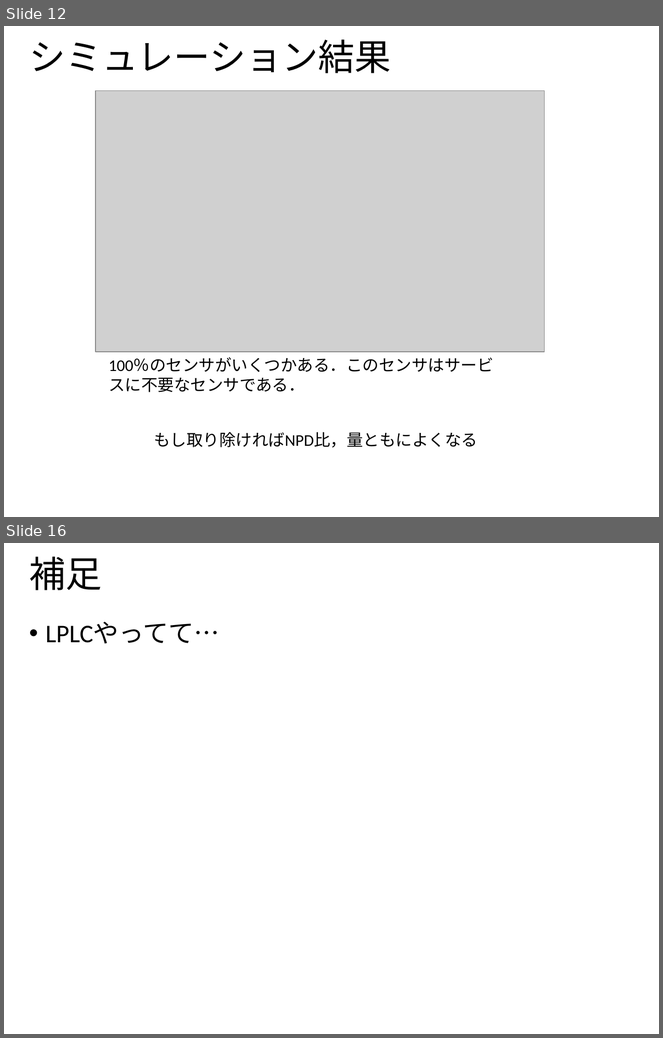
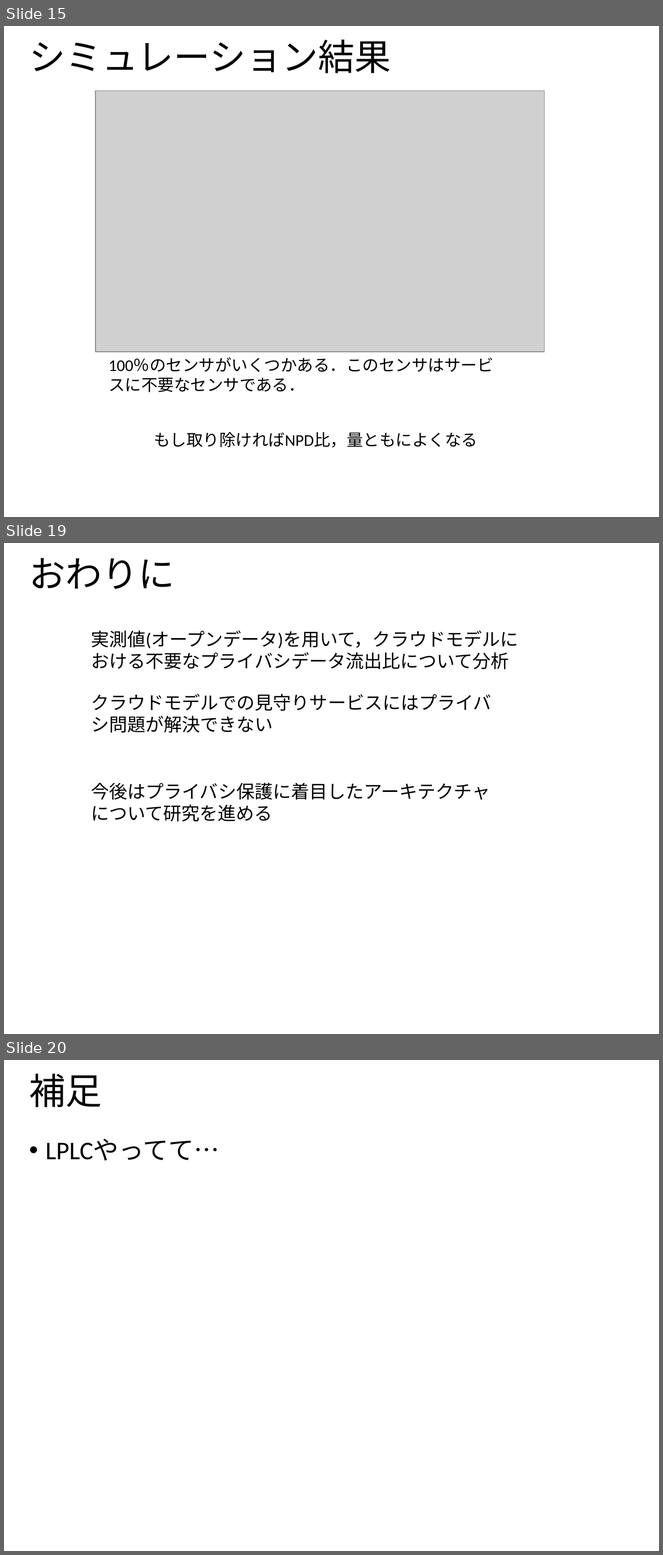
Before and after one commit to ao-megane/LplcOpenDataConverter, a slide deck: LplcOpenDataConverter/LplcOpenDataConverter/プレゼン/多地点カメラを用いた見守りサービスにおける第三者のプライバシデータ流出比の定量評価.pptx. Shown one above the other, each under a label of ours: slides 12 and 16 before the commit, slides 15, 19 and 20 after it; the slides between them are not shown. The pictures are 663x1038 and 663x1555 pixels, drawn with LibreOffice and Linux fonts; fonts in the diff are those of the drawing; grey boxes stand for pictures; background and template pictures are left out. Boxes give left, top, right and bottom in pixels: in the first picture for what was removed or moved away, otherwise in the second. Text is boxed around its words. In the diff, an @@ line names an element or a change of style, - is before the commit and + after.

```diff
--- a/LplcOpenDataConverter/LplcOpenDataConverter/プレゼン/多地点カメラを用いた見守りサービスにおける第三者のプライバシデータ流出比の定量評価.pptx
+++ b/LplcOpenDataConverter/LplcOpenDataConverter/プレゼン/多地点カメラを用いた見守りサービスにおける第三者のプライバシデータ流出比の定量評価.pptx
@@ slide 19 added at (4, 543, 659, 1034), background #FFFFFF; not listed: 1 template element that a slide beside it also shows @@
@@ title added at (29, 558, 175, 589), 40 pt, text #000000 @@
+おわりに
@@ text added at (91, 630, 518, 669), 20 pt, text #000000 @@
+実測値(オープンデータ)を用いて，クラウドモデルにおける不要なプライバシデータ流出比について分析
@@ text added at (91, 694, 492, 733), 20 pt, text #000000 @@
+クラウドモデルでの見守りサービスにはプライバシ問題が解決できない
@@ text added at (91, 783, 490, 822), 20 pt, text #000000 @@
+今後はプライバシ保護に着目したアーキテクチャについて研究を進める
@@ what was slide 12 is now slide 15 @@
@@ what was slide 16 is now slide 20 @@
```
Also in this commit, not shown: 12 slides changed, 4 other slides added, 1 slide removed, 1 other file.
